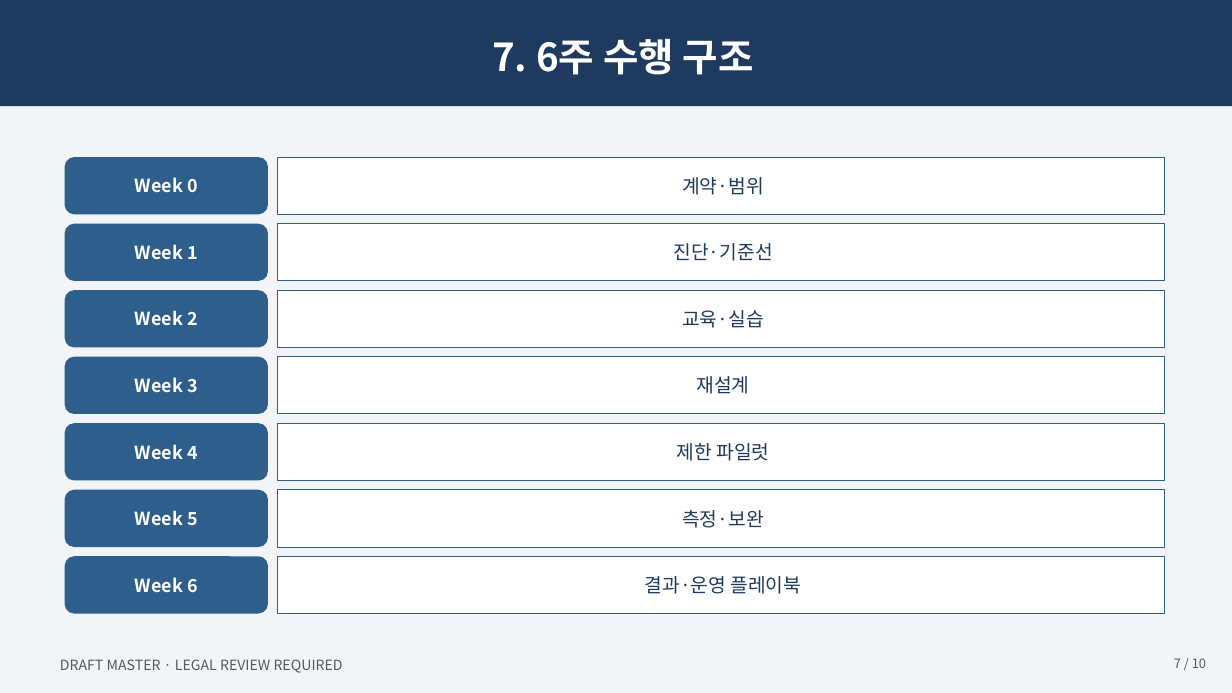
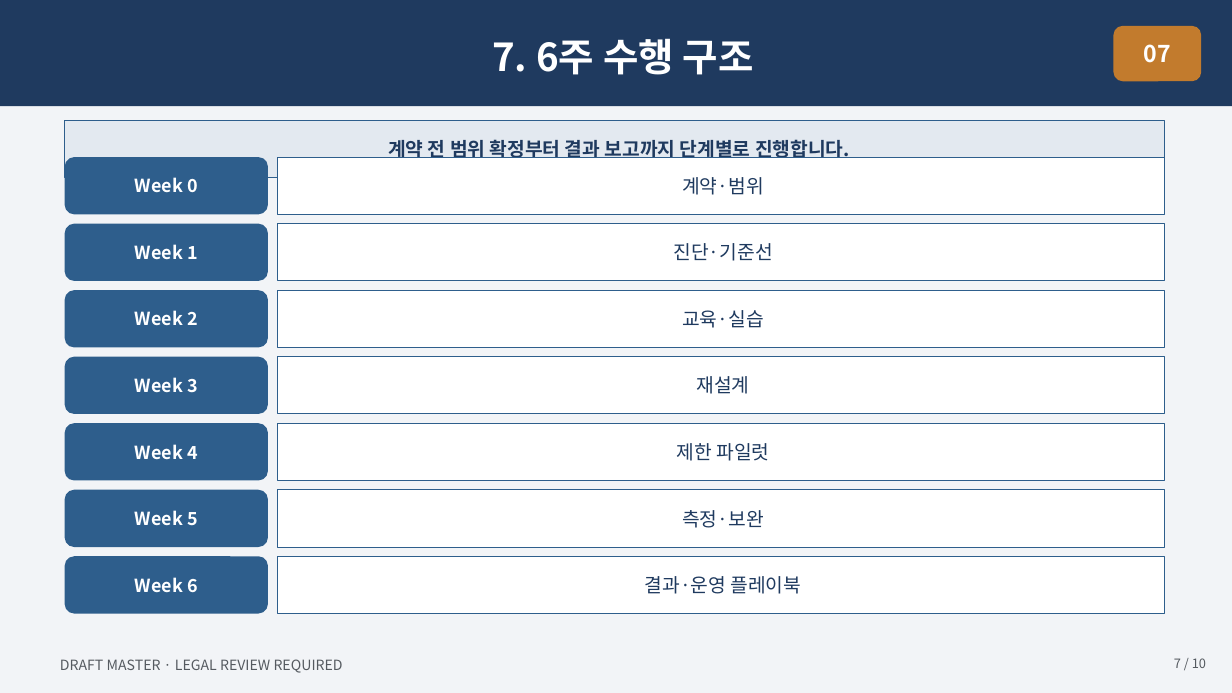
Before and after one commit to skerishKang/ai-revenue-lab, a slide deck: slide 7 of docs/commercial/business-35-ai-media-education-dx/customer-package/Business35_Master_Proposal_10p.pptx. Drawn at 1232x693 pixels with LibreOffice and Linux fonts; fonts in the diff are those of the drawing. Boxes give left, top, right and bottom in pixels: in the first picture for what was removed or moved away, otherwise in the second. Text is boxed around its words. In the diff, an @@ line names an element or a change of style, - is before the commit and + after.

```diff
--- a/docs/commercial/business-35-ai-media-education-dx/customer-package/Business35_Master_Proposal_10p.pptx
+++ b/docs/commercial/business-35-ai-media-education-dx/customer-package/Business35_Master_Proposal_10p.pptx
@@ rounded rectangle added at (1114,26,1202,81), fill #C27B2D, 18 pt, text #FFFFFF, bold @@
+07
@@ rectangle added at (65,120,1165,177), fill #E3E9F0, outline #2E5E8C 0.75 pt, 15 pt, text #1F3A5F, bold @@
+계약 전 범위 확정부터 결과 보고까지 단계별로 진행합니다.
```
Also in this commit, not shown: 9 other slides changed, 19 other files.
